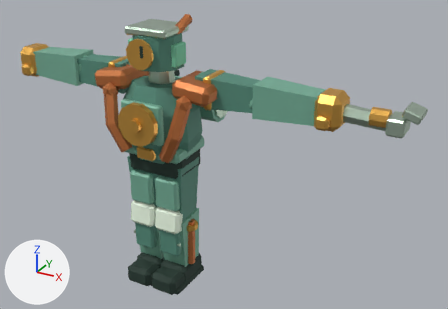
The FBX model Assets/_Project/Content/Models/Robots/R10_Pipewright.fbx: old version first, new version second.
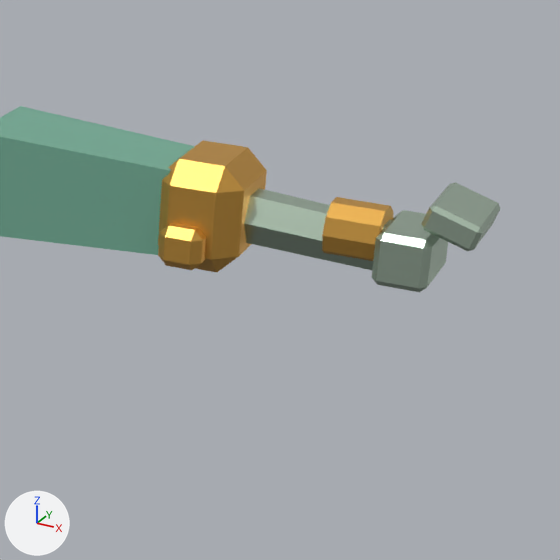
There are two pictures of each version: one whole from a camera (50 mm lens) standing at (2.205, -3.16, 2.628) and looking at (0.377, 0.163, 0.967), one close up on the part from 58% to 100% of the width and 13% to 74% of the height. The axes (+X, +Y, +Z) are drawn at lower left. The lights are the same throughout. The last two pictures show the newer version. Where no turn or scale is listed for an object, it has been applied to the vertices.

Before the edit, the objects in view are built like this:
```python
me_r10_pipewright = bpy.data.meshes.new('R10_Pipewright')
me_r10_pipewright.from_pydata(...)  # 1454 vertices, 1440 faces; spans x -1.21..1.64, y -0.3..0.43, z 0.0..1.89
# faces by material slot: [114, 260, 332, 66, 132, 174, 310, 52]
me_r10_pipewright.materials.append(mat_r10_pipewright_base)  # green #568d7b
me_r10_pipewright.materials.append(mat_r10_pipewright_panel)  # green #77b099
me_r10_pipewright.materials.append(mat_r10_pipewright_dark)  # dark green #22382f
me_r10_pipewright.materials.append(mat_r10_pipewright_snow)  # white #eaf9e4
me_r10_pipewright.materials.append(mat_r10_pipewright_metal)  # pale green #c0d5c2
me_r10_pipewright.materials.append(mat_r10_pipewright_copper)  # orange #c27541
me_r10_pipewright.materials.append(mat_r10_pipewright_brass)  # orange #dea94f
me_r10_pipewright.materials.append(mat_r10_pipewright_patina)  # green #81cfaa
ob_r10_pipewright = bpy.data.objects.new('R10_Pipewright', me_r10_pipewright)
ob_r10_pipewright.location = (0.0, 0.0, 0.0)
```
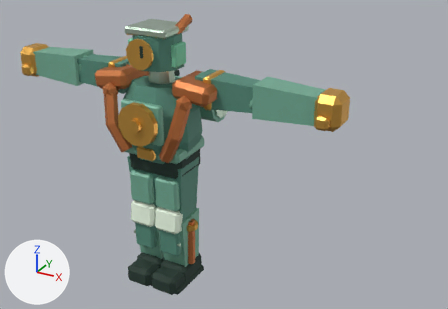
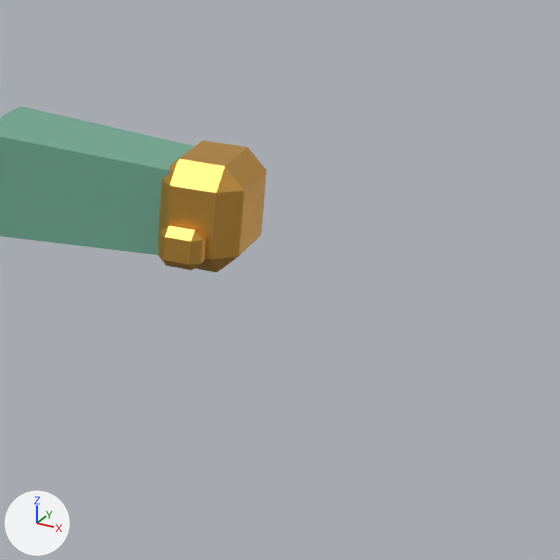
Diff of the bpy script that builds the scene:
```diff
--- a/Assets/_Project/Content/Models/Robots/R10_Pipewright.fbx.py
+++ b/Assets/_Project/Content/Models/Robots/R10_Pipewright.fbx.py
@@ me_r10_pipewright @@
 # used by ob_r10_pipewright; location = (0.0, 0.0, 0.0)
-me_r10_pipewright.from_pydata(...)  # 1454 vertices, 1440 faces; spans x -1.21..1.64, y -0.3..0.43, z 0.0..1.89
+me_r10_pipewright.from_pydata(...)  # 1374 vertices, 1368 faces; spans x -1.21..1.21, y -0.3..0.43, z 0.0..1.89
+# me_r10_pipewright part 1: the loose piece of 24 vertices spanning x 1.46..1.56, y -0.01..0.15, z 1.37..1.47 is deleted
+# me_r10_pipewright part 2: the loose piece of 24 vertices spanning x 1.54..1.64, y -0.01..0.15, z 1.46..1.54 is deleted
+# me_r10_pipewright part 3: the loose piece of 20 vertices spanning x 1.36..1.46, y 0.01..0.12, z 1.39..1.49 is deleted
+# me_r10_pipewright part 4: the loose piece of 12 vertices spanning x 1.13..1.47, y 0.02..0.12, z 1.38..1.49 is deleted
 me_r10_pipewright.materials.append(mat_r10_pipewright_base)
```

What differs and where, as boxes [x1, y1, x2, y2] in the close-ups (560 x 560 px):
'R10_Pipewright', reshaped: before [0, 106, 500, 292]; after [0, 106, 267, 272]
part 1 of me_r10_pipewright, deleted (pale green): before [372, 210, 448, 292]
part 2 of me_r10_pipewright, deleted (pale green): before [421, 182, 500, 251]
part 3 of me_r10_pipewright, deleted (orange): before [322, 197, 393, 261]
part 4 of me_r10_pipewright, deleted (pale green): before [244, 188, 393, 270]
